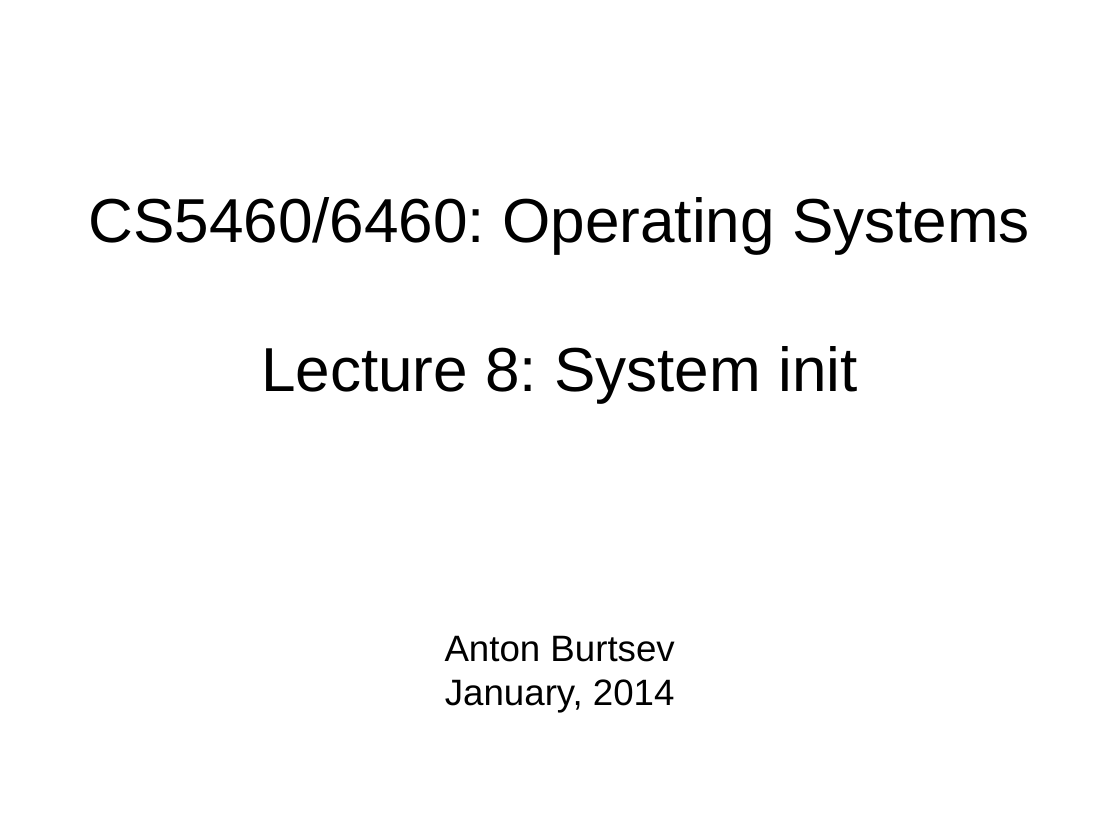
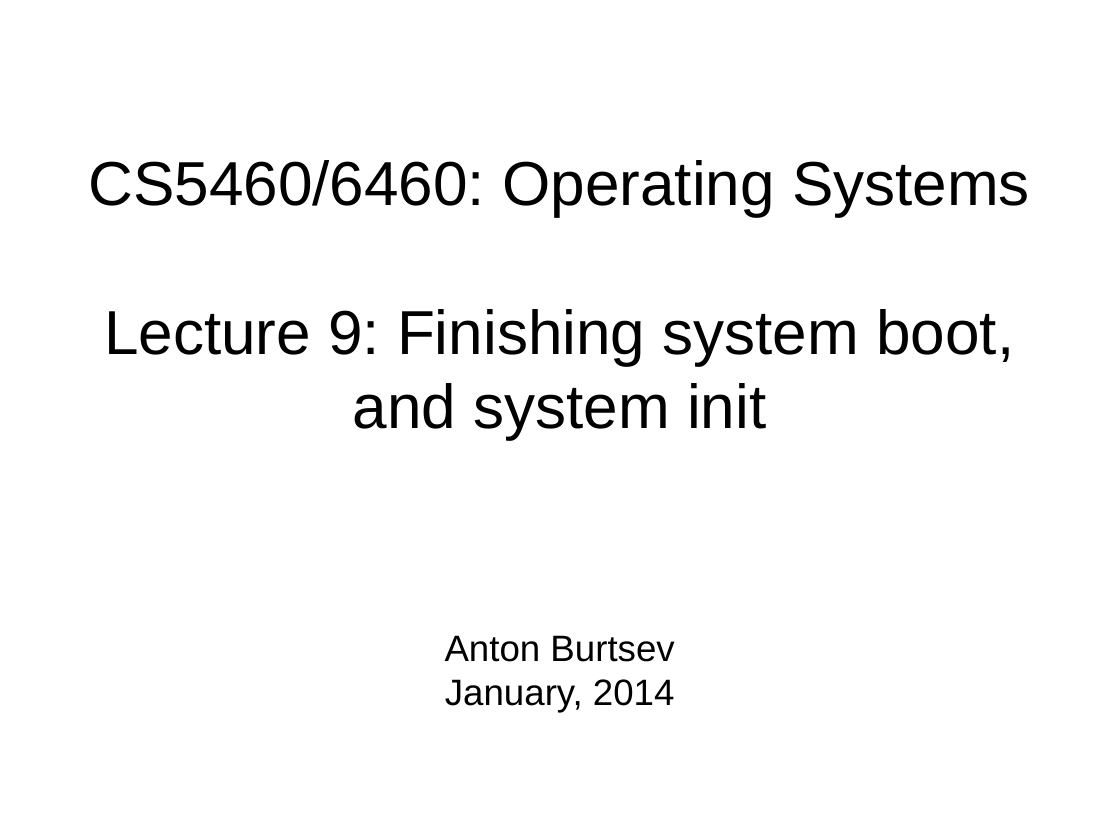
Before and after one commit to antonburtsev/cs5460, a slide deck: slide 1 of lectures/lecture09-kernel-init/lecture09-kernel-init.odp. Drawn at 1120x840 pixels with LibreOffice and Linux fonts; fonts in the diff are those of the drawing. Boxes give left, top, right and bottom in pixels: in the first picture for what was removed or moved away, otherwise in the second. Text is boxed around its words. In the diff, an @@ line names an element or a change of style, - is before the commit and + after.

Commit message:
Lecture 09 -- Finishing kernel boot

```diff
--- a/lectures/lecture09-kernel-init/lecture09-kernel-init.odp
+++ b/lectures/lecture09-kernel-init/lecture09-kernel-init.odp
@@ title at [88, 160, 1030, 440]: text changed @@
-CS5460/6460: Operating Systems
-Lecture 8: System init
+CS5460/6460: Operating Systems
+Lecture 9: Finishing system boot, and system init
```
Also in this commit, not shown: 3 other slides changed, 23 slides added, 31 slides removed, 6 other files.
